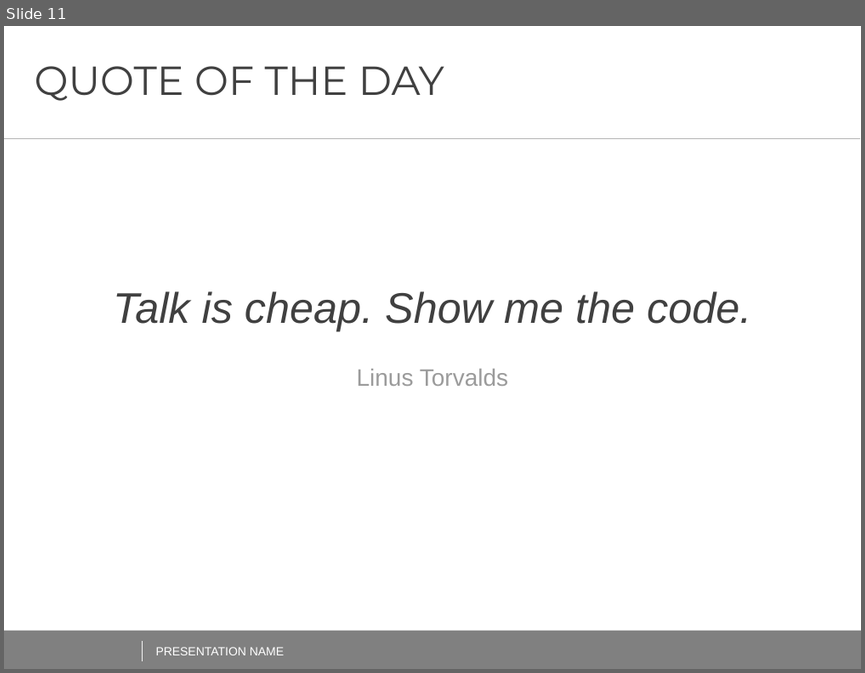
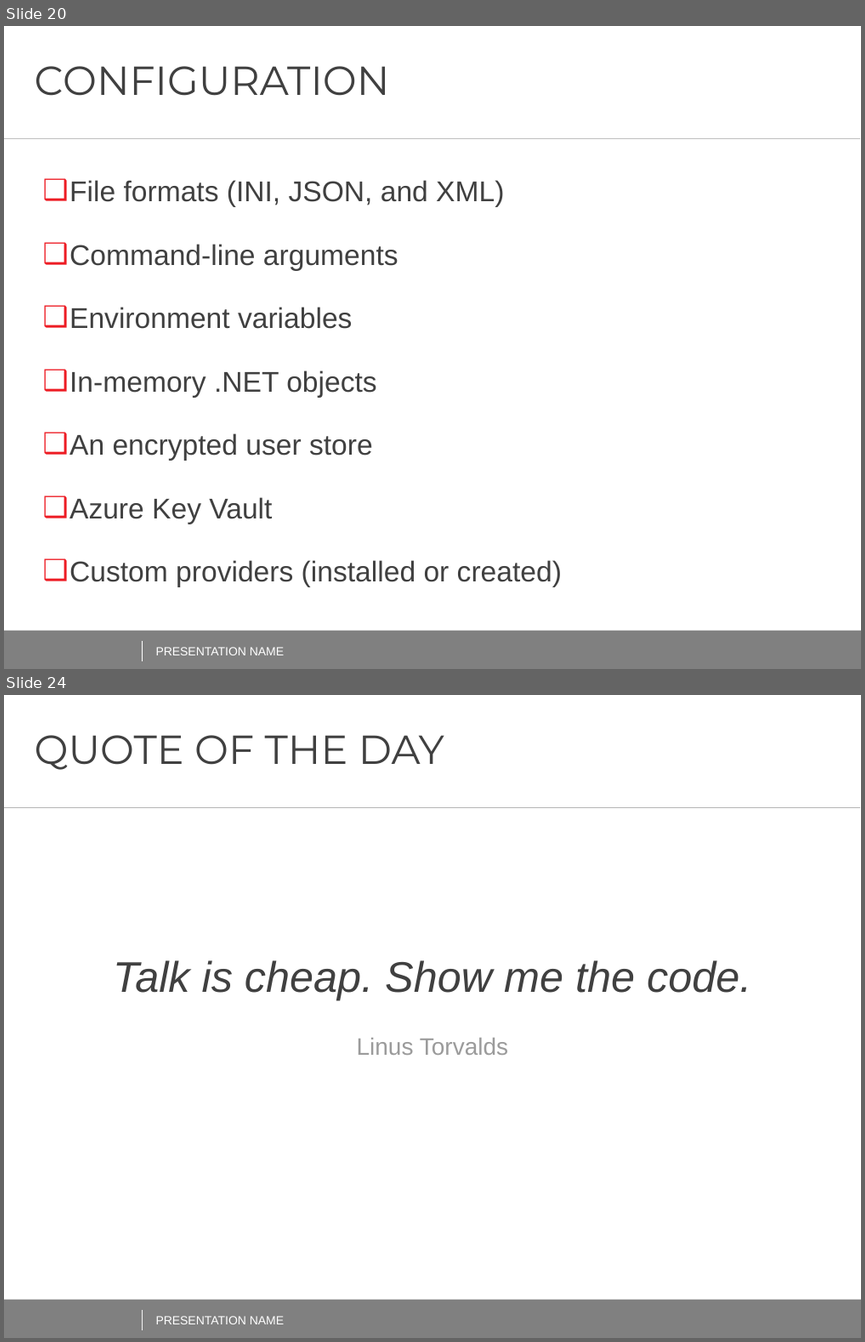
Before and after one commit to AndreiShenets/ASP.NET-Lectures, a slide deck: docs/ASP.NET CORE - iTechArt 2018.pptx. Shown one above the other, each under a label of ours: slide 11 before the commit, slides 20 and 24 after it; the slides between them are not shown. The pictures are 865x673 and 865x1342 pixels, drawn with LibreOffice and Linux fonts; fonts in the diff are those of the drawing; background and template pictures are left out. Boxes give left, top, right and bottom in pixels: in the first picture for what was removed or moved away, otherwise in the second. Text is boxed around its words. In the diff, an @@ line names an element or a change of style, - is before the commit and + after.

```diff
--- a/docs/ASP.NET CORE - iTechArt 2018.pptx
+++ b/docs/ASP.NET CORE - iTechArt 2018.pptx
@@ slide 20 added at [4,26,861,669], background #FFFFFF; not listed: 2 template elements that a slide beside it also shows @@
@@ title added at [35,66,390,96], 34 pt, text #404040 @@
+CONFIGURATION
@@ line added from (4, 138) to (860, 138), #BFBFBF 0.5 pt @@
@@ text added at [69,180,562,587], 24 pt, text #404040 @@
+❑ File formats (INI, JSON, and XML)
+❑ Command-line arguments
+❑ Environment variables
+❑ In-memory .NET objects
+❑ An encrypted user store
+❑ Azure Key Vault
+❑ Custom providers (installed or created)
@@ line added from (142, 641) to (142, 661), #FFFFFF 0.5 pt @@
@@ text added at [156,646,284,655], 10 pt, text #FFFFFF @@
+PRESENTATION NAME
@@ what was slide 11 is now slide 24 @@
```
Also in this commit, not shown: 1 slide changed, 12 other slides added.
